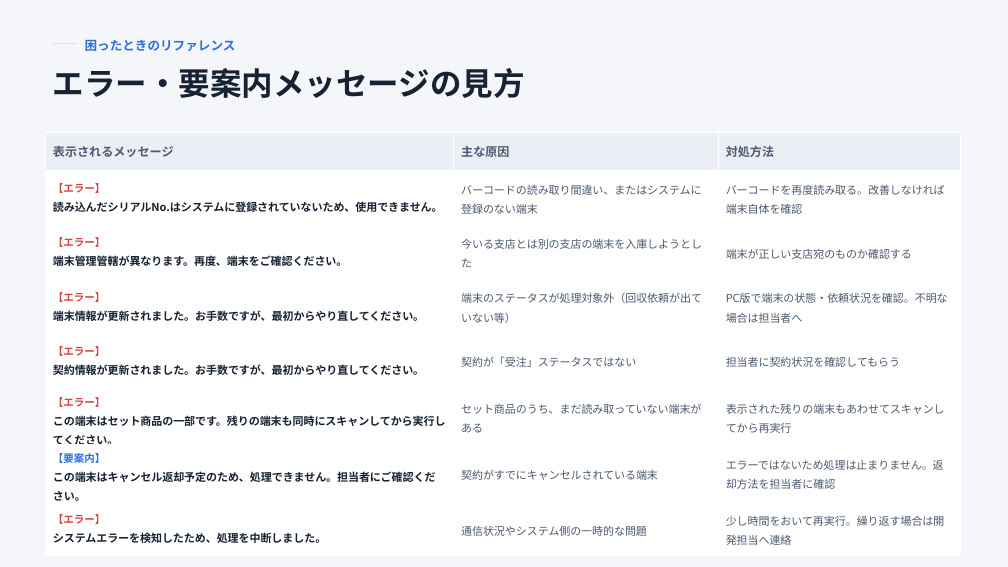
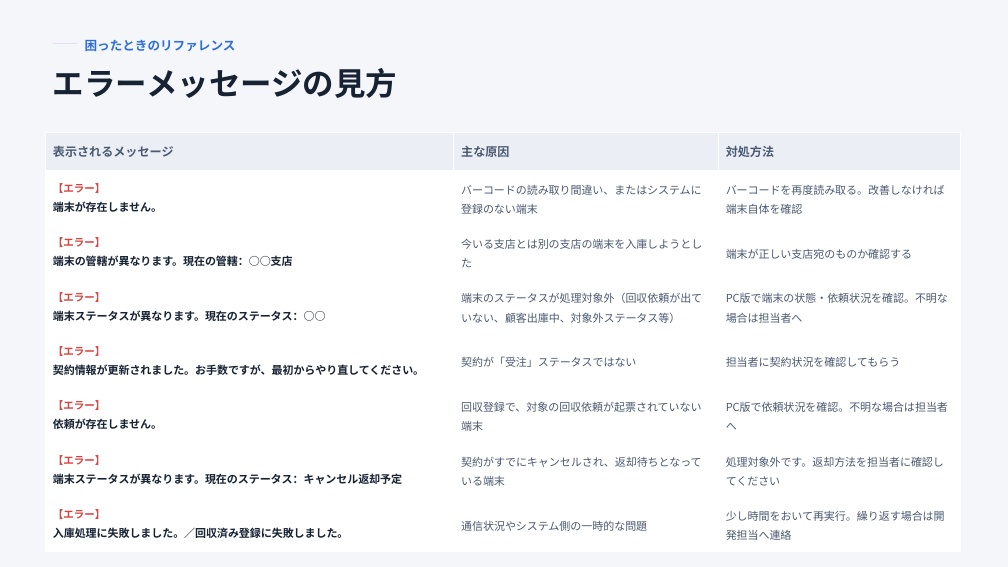
Before and after one commit to a-nozawa73052/a-nozawa-doc, a slide deck: slide 11 of 01_改修設計/UDS/スマホ画面入庫回収機能/操作マニュアル_スマホ版UDS.pptx (slide 10 before the commit). Drawn at 1008x567 pixels with LibreOffice and Linux fonts; fonts in the diff are those of the drawing. Boxes give left, top, right and bottom in pixels: in the first picture for what was removed or moved away, otherwise in the second. Text is boxed around its words. In the diff, an @@ line names an element or a change of style, - is before the commit and + after.

```diff
--- a/01_改修設計/UDS/スマホ画面入庫回収機能/操作マニュアル_スマホ版UDS.pptx
+++ b/01_改修設計/UDS/スマホ画面入庫回収機能/操作マニュアル_スマホ版UDS.pptx
@@ text at bbox=[53, 68, 398, 98]: text changed @@
-エラー・要案内メッセージの見方
+エラーメッセージの見方
@@ table at bbox=[45, 132, 960, 551] @@
-row 2, column 1: 【エラー】 / 読み込んだシリアルNo.はシステムに登録されていないため、使用できません。
+row 2, column 1: 【エラー】 / 端末が存在しません。
-row 3, column 1: 【エラー】 / 端末管理管轄が異なります。再度、端末をご確認ください。
+row 3, column 1: 【エラー】 / 端末の管轄が異なります。現在の管轄：○○支店
-row 4, column 1: 【エラー】 / 端末情報が更新されました。お手数ですが、最初からやり直してください。
+row 4, column 1: 【エラー】 / 端末ステータスが異なります。現在のステータス：○○
-row 4, column 2: 端末のステータスが処理対象外（回収依頼が出ていない等）
+row 4, column 2: 端末のステータスが処理対象外（回収依頼が出ていない、顧客出庫中、対象外ステータス等）
-row 6: 【エラー】 / この端末はセット商品の一部です。残りの端末も同時にスキャンしてから実行してください。 | セット商品のうち、まだ読み取っていない端末がある | 表示された残りの端末もあわせてスキャンしてから再実行
+row 6: 【エラー】 / 依頼が存在しません。 | 回収登録で、対象の回収依頼が起票されていない端末 | PC版で依頼状況を確認。不明な場合は担当者へ
-row 7: 【要案内】 / この端末はキャンセル返却予定のため、処理できません。担当者にご確認ください。 | 契約がすでにキャンセルされている端末 | エラーではないため処理は止まりません。返却方法を担当者に確認
+row 7: 【エラー】 / 端末ステータスが異なります。現在のステータス：キャンセル返却予定 | 契約がすでにキャンセルされ、返却待ちとなっている端末 | 処理対象外です。返却方法を担当者に確認してください
-row 8, column 1: 【エラー】 / システムエラーを検知したため、処理を中断しました。
+row 8, column 1: 【エラー】 / 入庫処理に失敗しました。／回収済み登録に失敗しました。
```
Also in this commit, not shown: 2 other slides changed, 1 slide added, 23 other files.
